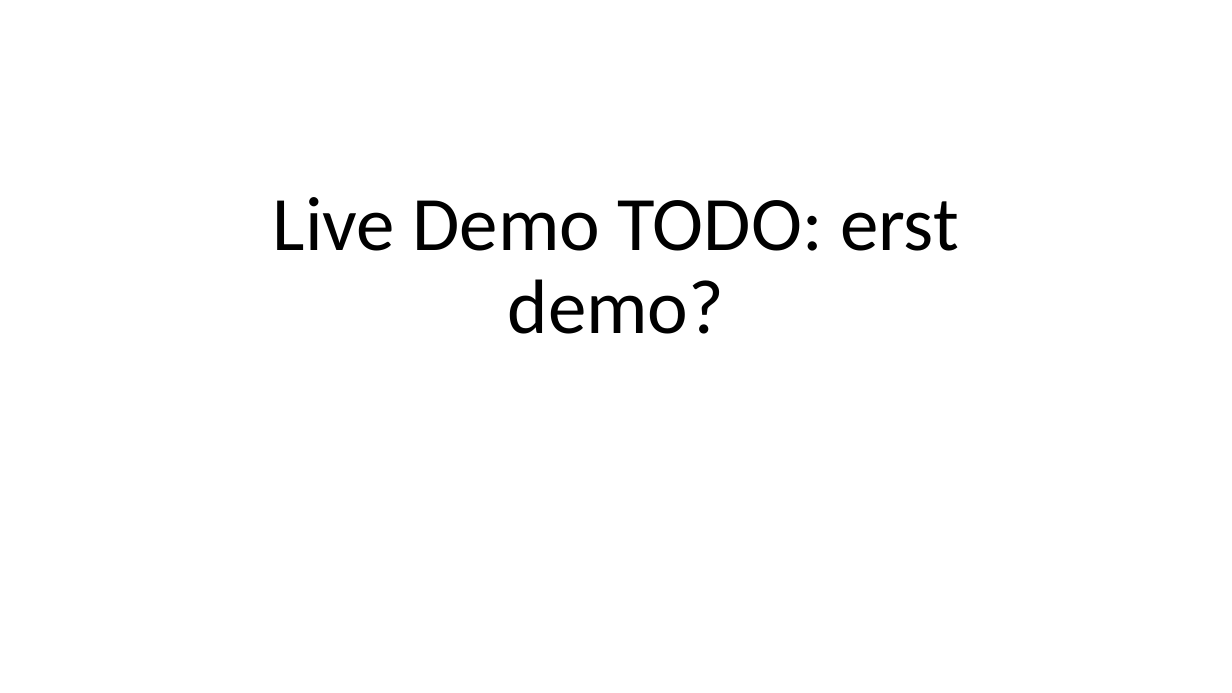
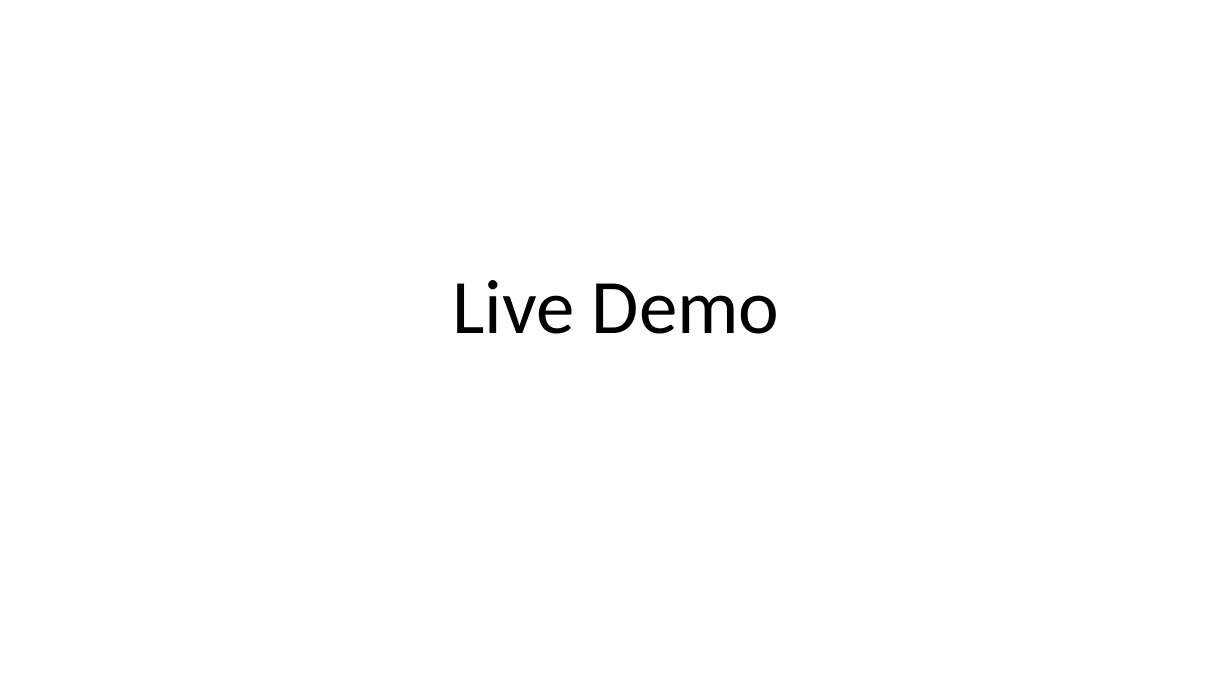
Before and after one commit to mathiasmoeller/LinkedMovieApp, a slide deck: slide 2 of Linked Movie Exploration Graph.pptx. Drawn at 1232x693 pixels with LibreOffice and Linux fonts; fonts in the diff are those of the drawing; background and template pictures are left out. Boxes give left, top, right and bottom in pixels: in the first picture for what was removed or moved away, otherwise in the second. Text is boxed around its words. In the diff, an @@ line names an element or a change of style, - is before the commit and + after.

```diff
--- a/Linked Movie Exploration Graph.pptx
+++ b/Linked Movie Exploration Graph.pptx
@@ title at bbox=[452, 280, 780, 334]: text changed @@
-Live Demo TODO: erst demo?
+Live Demo
```
Also in this commit, not shown: 3 other slides changed, 1 slide added.
